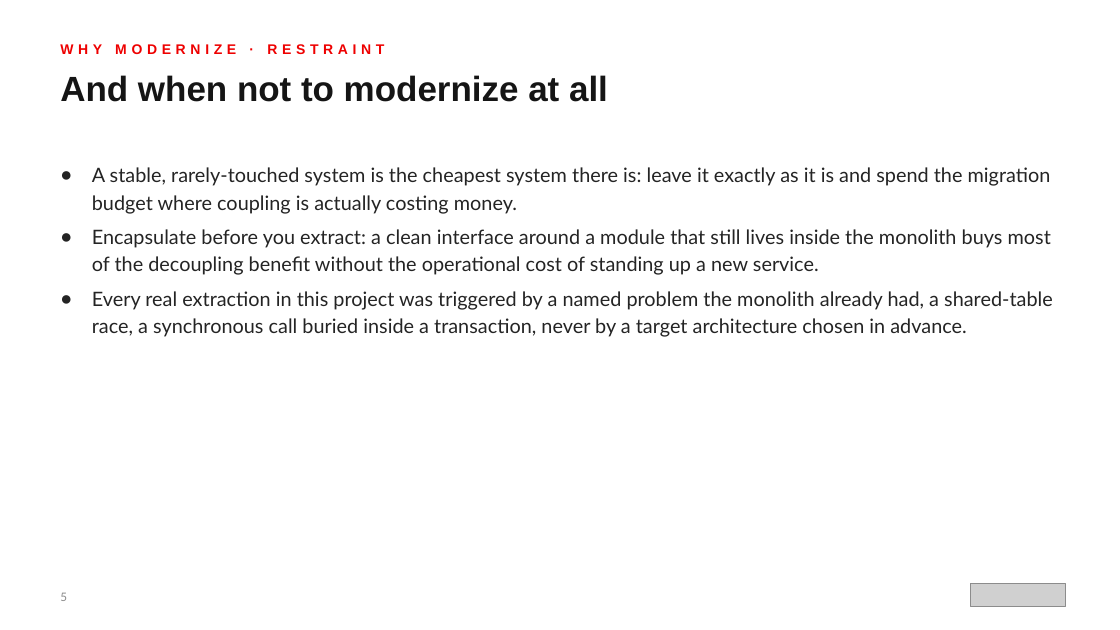
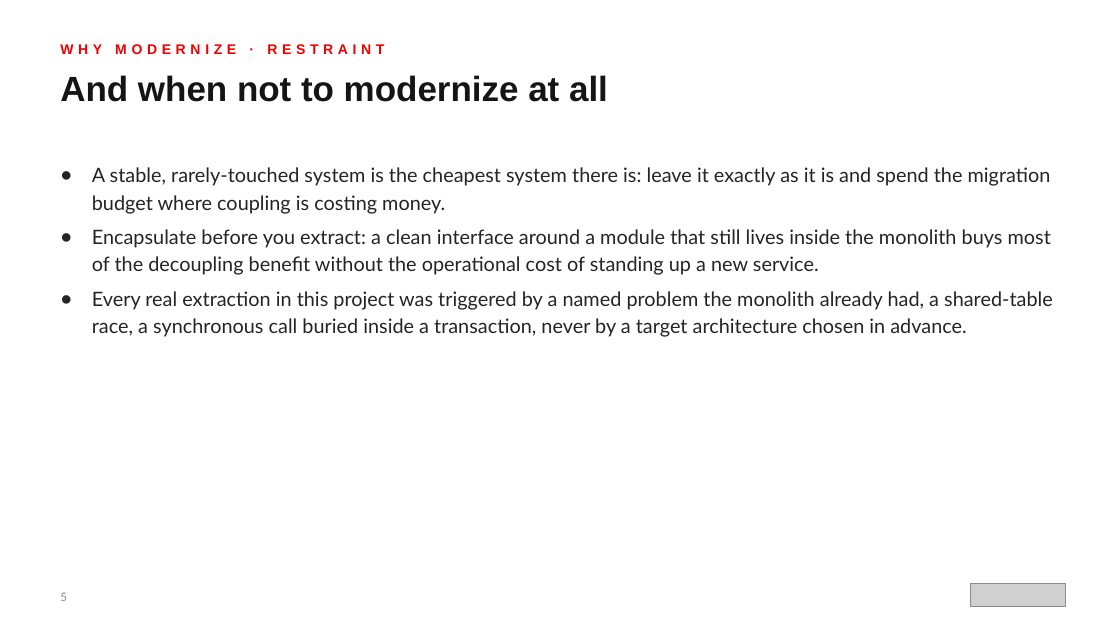
Before and after one commit to patterncatalyst/modernizing-enterprise-applications-python, a slide deck: slide 5 of presentation/lgtm-presentation/Modernizing-101.pptx. Drawn at 1120x630 pixels with LibreOffice and Linux fonts; fonts in the diff are those of the drawing; grey boxes stand for pictures. Boxes give left, top, right and bottom in pixels: in the first picture for what was removed or moved away, otherwise in the second. Text is boxed around its words. In the diff, an @@ line names an element or a change of style, - is before the commit and + after.

```diff
--- a/presentation/lgtm-presentation/Modernizing-101.pptx
+++ b/presentation/lgtm-presentation/Modernizing-101.pptx
@@ text at <box>92,167,1051,214</box>: text changed @@
-● A stable, rarely-touched system is the cheapest system there is: leave it exactly as it is and spend the migration budget where coupling is actually costing money.
+● A stable, rarely-touched system is the cheapest system there is: leave it exactly as it is and spend the migration budget where coupling is costing money.
```
Also in this commit, not shown: 5 other slides changed, 10 other files.
